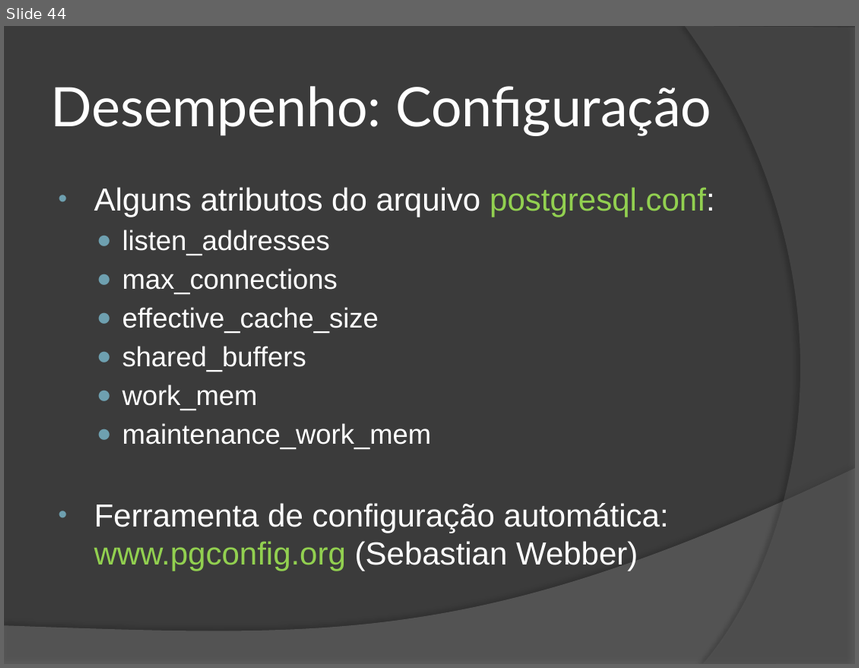
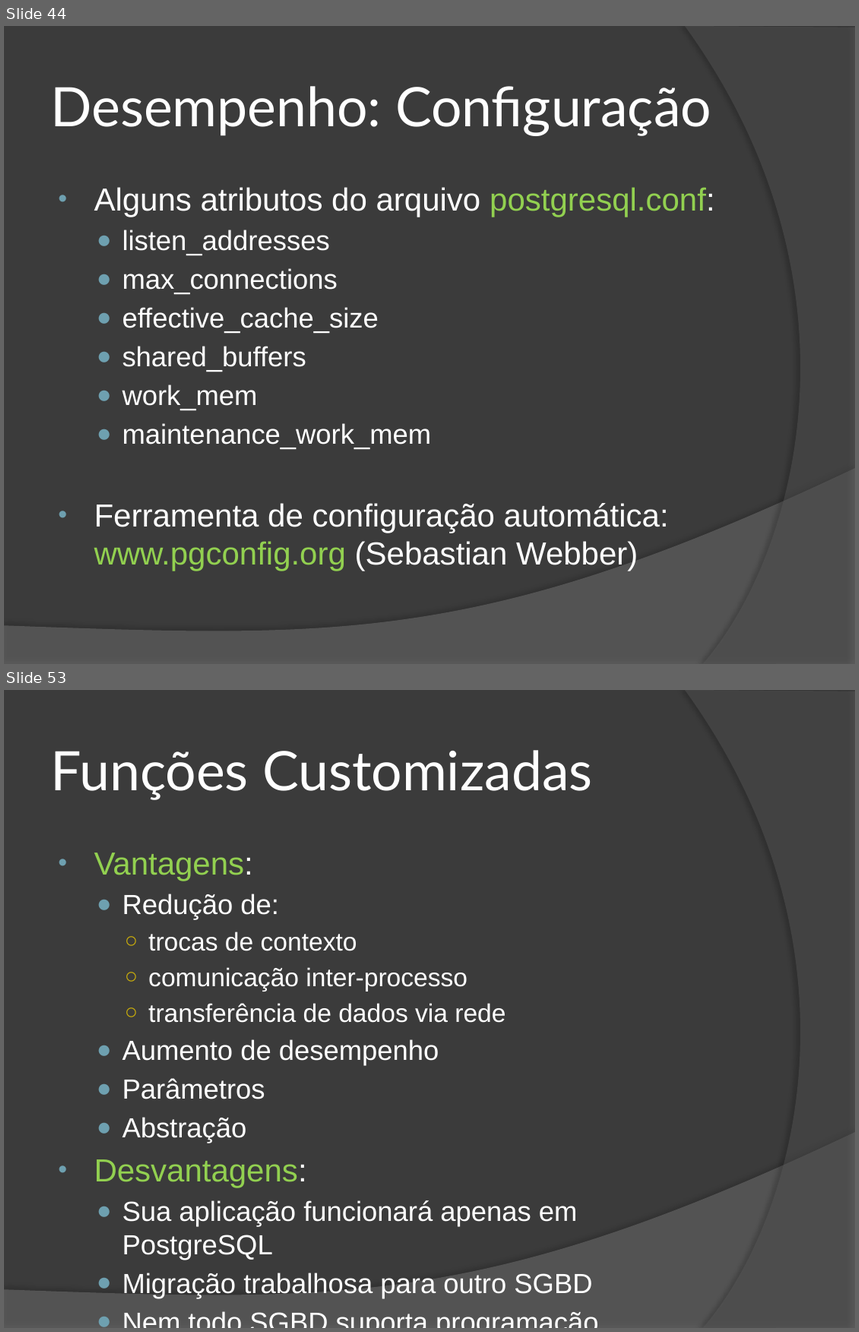
Before and after one commit to wind39/wind39.github.io, a slide deck: curso/modulo3capitulo5.pptx. Shown one above the other, each under a label of ours: slide 44 before the commit, slides 44 and 53 after it; the slides between them are not shown. The pictures are 859x668 and 859x1332 pixels, drawn with LibreOffice and Linux fonts; fonts in the diff are those of the drawing. Boxes give left, top, right and bottom in pixels: in the first picture for what was removed or moved away, otherwise in the second. Text is boxed around its words. In the diff, an @@ line names an element or a change of style, - is before the commit and + after.

```diff
--- a/curso/modulo3capitulo5.pptx
+++ b/curso/modulo3capitulo5.pptx
@@ slide 53 added at [4, 690, 855, 1328], background #3B3B3B; not listed: 2 template elements that a slide beside it also shows @@
@@ title added at [51, 750, 593, 800], 46 pt, text #FFFFFF @@
+Funções Customizadas
@@ text added at [94, 853, 592, 1299], 23.4 pt, text #FFFFFF @@
+• Vantagens:
+  ● Redução de:
+    ○ trocas de contexto
+    ○ comunicação inter-processo
+    ○ transferência de dados via rede
+  ● Aumento de desempenho
+  ● Parâmetros
+  ● Abstração
+• Desvantagens:
+  ● Sua aplicação funcionará apenas em PostgreSQL
+  ● Migração trabalhosa para outro SGBD
+  ● Nem todo SGBD suporta programação
```
Also in this commit, not shown: 2 slides changed, 7 other slides added, 2 other files.
